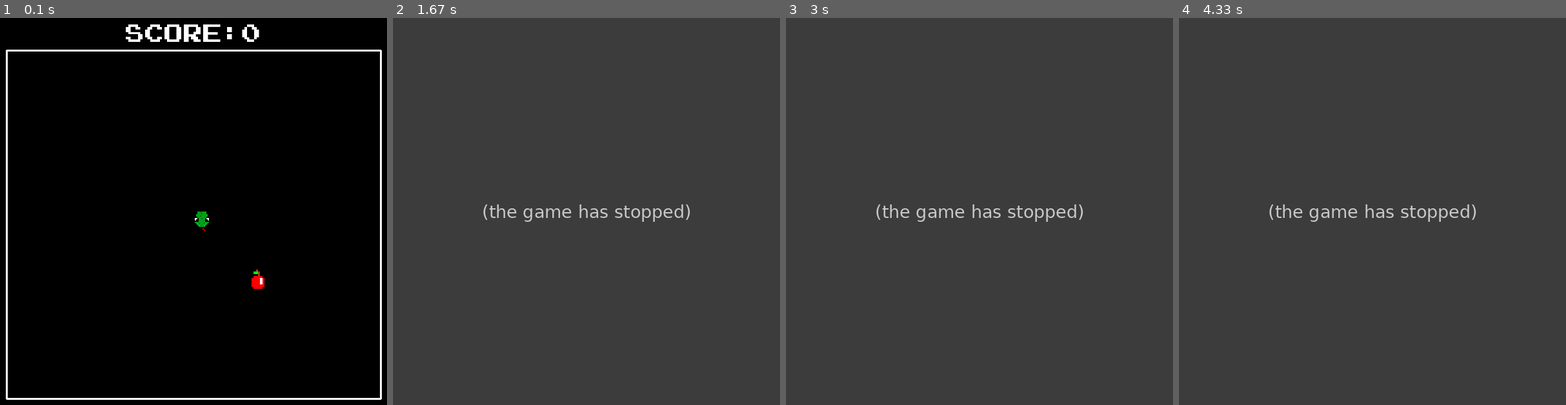
Above: before the commit, frames 1-4 (left to right).
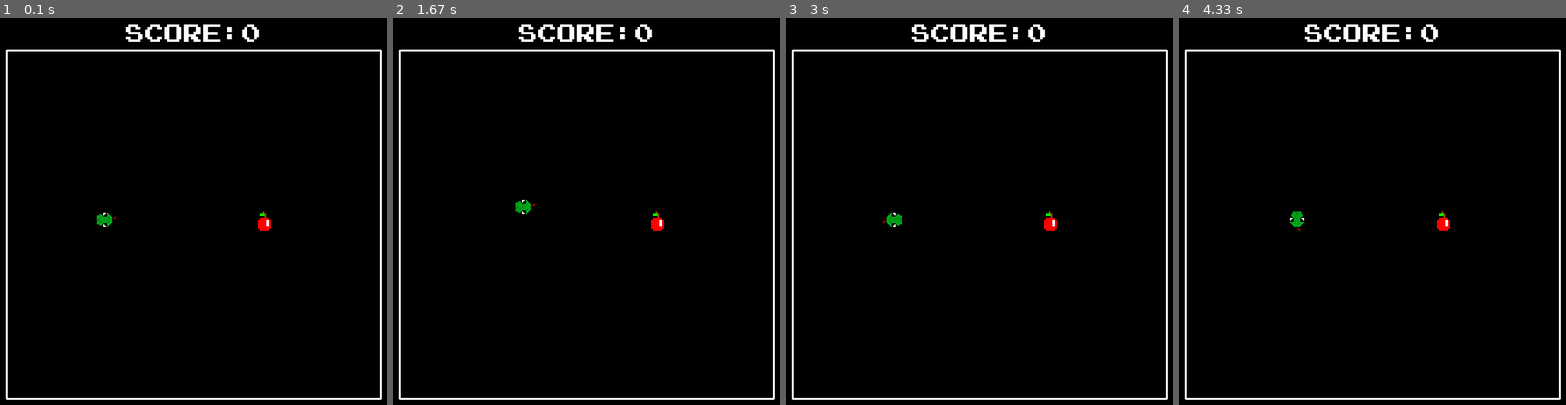
Above: after the commit, the same moments.

Repository: LUDUSLab/stem-games
Game: pygame game, started from ronald.boadana/snake/snake_ronald-boadana.py
Two runs of this game, one before a commit and one after it. Both use one fixed random seed, a clock stepped at 60 frames per second and the inputs below.
Inputs:
- Up to frame 1 (0.1 s): no input
- Up to frame 2 (1.67 s): hold D 0.33-0.8 s; hold W 0.83-1.13 s; hold D 1.17-1.63 s
- Up to frame 3 (3 s): hold A 1.67-2.2 s; hold S 2.23-2.53 s; hold A 2.57-2.97 s
- Up to frame 4 (4.33 s): hold W 3-3.37 s; hold D 3.4-4.03 s; hold S from 4.07 s (still down)

The runs differ from the first frame. In frame 1, 0.4% of the frame differs, in the area x 25-70%, y 50-70%; in frame 2, 100%, in the area x 0-100%, y 0-100%; in frame 3, 100%; in frame 4, 100%.
Error before the commit: NameError: name 'press_key_sound' is not defined (snake_ronald-boadana.py line 71); the game stopped at 0.83 s (later frames are placeholders)

Commit message:
i'm trying to make the snake's body to grow up, but unfortunately i couldn't make

Diff:
--- a/ronald.boadana/snake/snake_ronald-boadana.py
+++ b/ronald.boadana/snake/snake_ronald-boadana.py
@@ -8,6 +8,7 @@
 # victory sound available in https://freesound.org/people/honeybone82/sounds/513253/
 # press key sound available in https://freesound.org/people/testing_player/sounds/243038/
 # Powered by Ronald Boadana
+# note: i added some lines as comments because there are somethings that i couldn't put on code
 
 pygame.init()
 
@@ -20,16 +21,17 @@
 color_white = (255, 255, 255)
 screen_size = (600, 600)
 screen = pygame.display.set_mode(screen_size)
-pygame.display.set_caption('Snake v0.7.1')
+pygame.display.set_caption('Snake v0.7.5')
 
 # drawing snake
-snake = pygame.image.load('../snake/assets/ronald.boadana_snakehead.png')
-snake_x, snake_y = 300, 300
+snake = pygame.image.load('../snake/assets/ronald.boadana_snakehead-right.png')
+snake_x, snake_y = 150, 300
+# snake_body = pygame.image.load('../snake/assets/ronald.boadana-snake-body-right-left.png')
+# snake_x_body, snake_y_body = snake_x, snake_y - 30
 
 # drawing apple
 apple = pygame.image.load('../snake/assets/ronald.boadana_apple.png')
-apple_x = (random.randint(50, 560) // 10 * 10)
-apple_y = (random.randint(50, 560) // 10 * 10)
+apple_x, apple_y = 400, 300
 
 # sounds
 game_over_sound = pygame.mixer.Sound('../snake/assets/game-over-sound.wav')
@@ -68,7 +70,6 @@
         if event.type == pygame.KEYDOWN:
             if event.key == pygame.K_w:
                 UP = True
-                press_key_sound.play()
             if event.key == pygame.K_s:
                 DOWN = True
             if event.key == pygame.K_a:
@@ -84,15 +85,15 @@
                 LEFT = False
             if event.key == pygame.K_d:
                 RIGHT = False
-        print(snake_x, snake_y)
 
         # checking the score
         if player_score < max_score:
             screen.fill(color_black)
             if snake_x == apple_x and snake_y == apple_y:
                 player_score += 1
-                apple_x = (random.randint(50, 560) // 10 * 10)
-                apple_y = (random.randint(50, 560) // 10 * 10)
+                # snake_body = pygame.image.load('../snake/assets/ronald.boadana-snake-body-right-left.png')
+                apple_x = (random.randint(60, 560) // 10 * 10)
+                apple_y = (random.randint(60, 560) // 10 * 10)
                 eating_apple_sound.play()
 
             # snake movement on key pressed
@@ -109,11 +110,13 @@
             if RIGHT:
                 snake_x += 10
                 snake = pygame.image.load('../snake/assets/ronald.boadana_snakehead-right.png')
+                # snake_body = pygame.image.load('../snake/assets/ronald.boadana-snake-body-right-left.png')
             else:
                 snake_x += 0
             if LEFT:
                 snake_x -= 10
                 snake = pygame.image.load('../snake/assets/ronald.boadana_snakehead-left.png')
+                # snake_body = pygame.image.load('../snake/assets/ronald.boadana-snake-body-right-left.png')
             else:
                 snake_x += 0
 
@@ -124,6 +127,7 @@
     screen.blit(score_text, score_text_rect)
     screen.blit(snake, (snake_x, snake_y))
     screen.blit(apple, (apple_x, apple_y))
+    # screen.blit(snake_body, (snake_x_body, snake_y_body))
 
     # drawing the borders
     pygame.draw.line(screen, color_white, [10, 50], [590, 50], 3)
